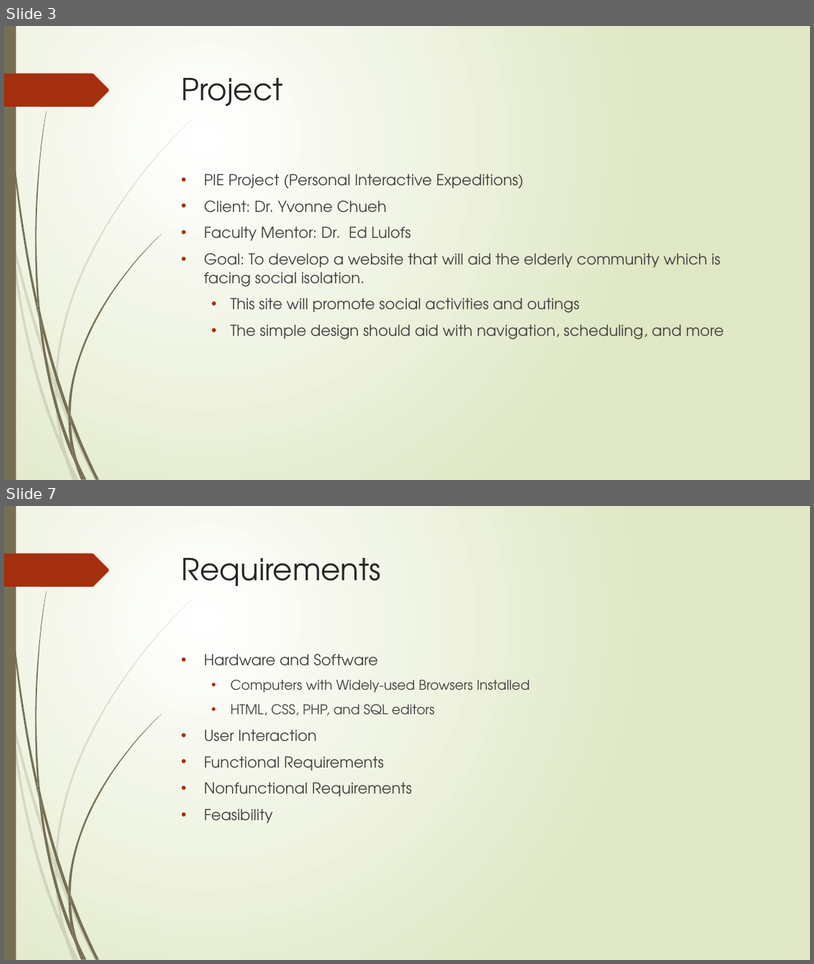
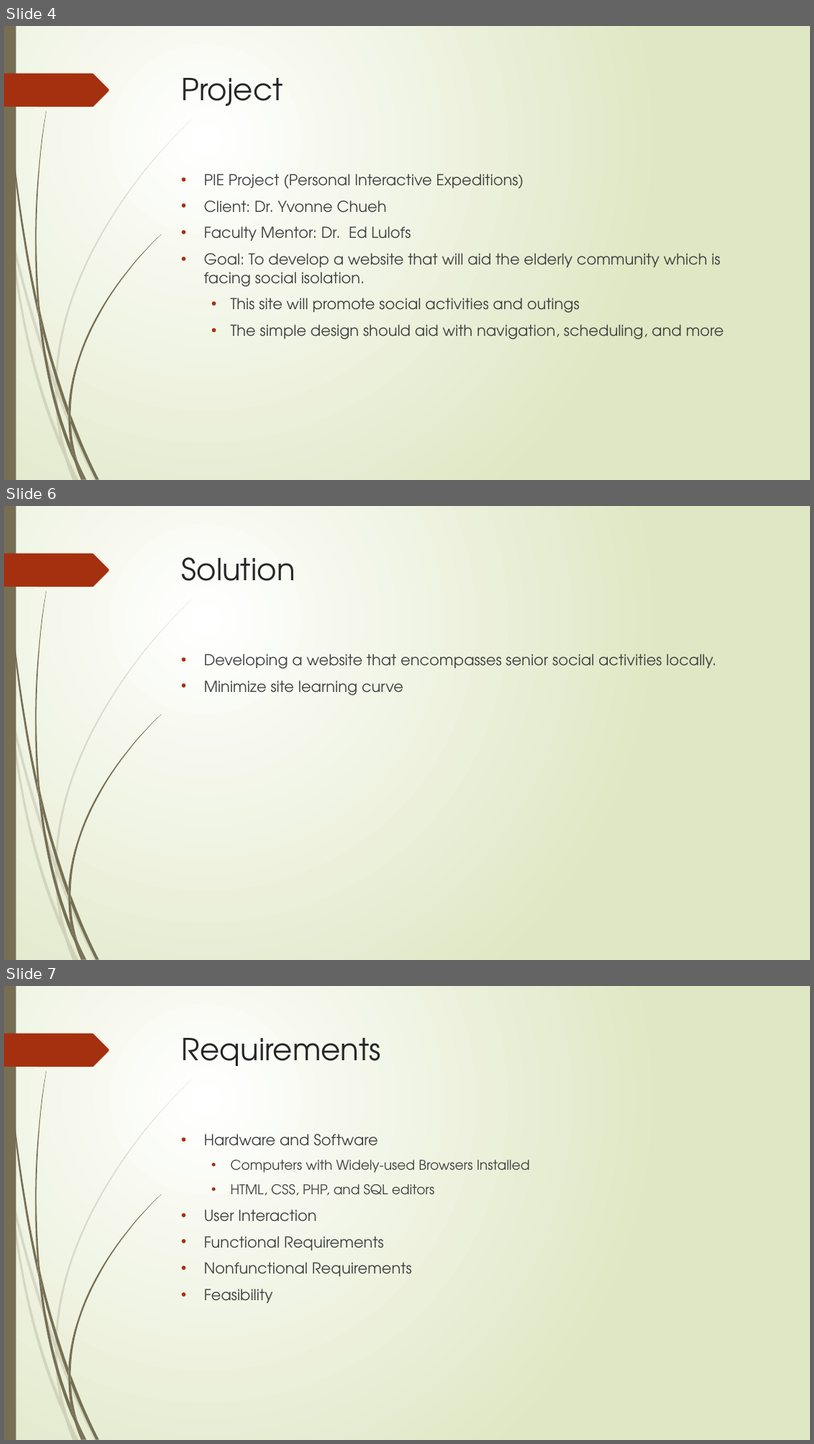
Before and after one commit to cs480GroupCAKE/PIEWebsite, a slide deck: Presentation/12.8.15 Presentation (Revised).pptx. Shown one above the other, each under a label of ours: slides 3 and 7 before the commit, slides 4, 6 and 7 after it; the slides between them are not shown. The pictures are 814x964 and 814x1444 pixels, drawn with LibreOffice and Linux fonts; fonts in the diff are those of the drawing. Boxes give left, top, right and bottom in pixels: in the first picture for what was removed or moved away, otherwise in the second. Text is boxed around its words. In the diff, an @@ line names an element or a change of style, - is before the commit and + after.

```diff
--- a/Presentation/12.8.15 Presentation (Revised).pptx
+++ b/Presentation/12.8.15 Presentation (Revised).pptx
@@ slide 6 added at [4, 506, 810, 960], background gradient #FFFFFF to #DFE8C4; not listed: 24 template elements that a slide beside it also shows @@
@@ title added at [182, 557, 296, 581], 36 pt, text #262626 @@
+Solution
@@ text added at [204, 654, 717, 695], 18 pt, text #404040 @@
+• Developing a website that encompasses senior social activities locally.
+• Minimize site learning curve
@@ what was slide 3 is now slide 4 @@
```
Also in this commit, not shown: 2 slides changed, 3 other slides added, 1 slide removed, 1 other file.
